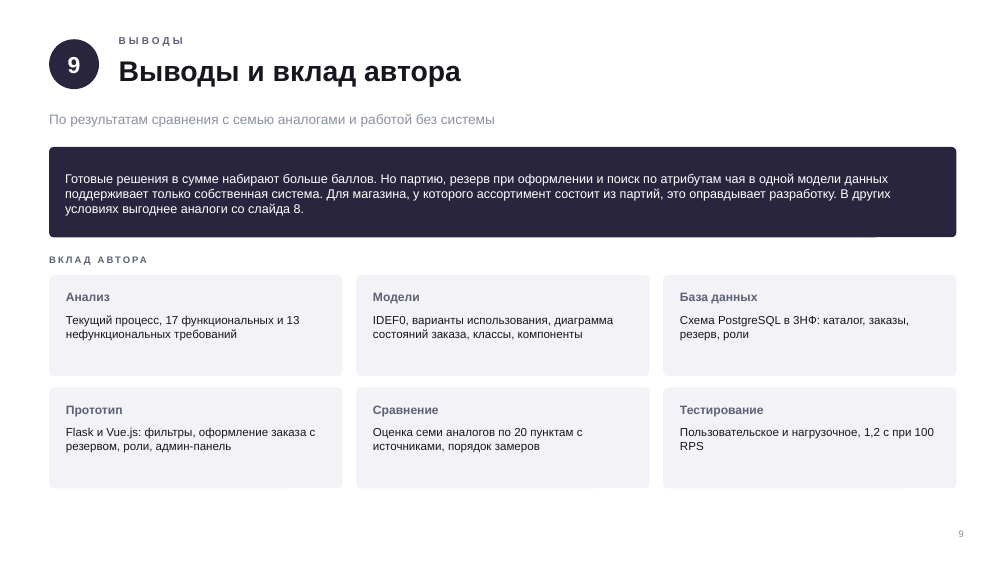
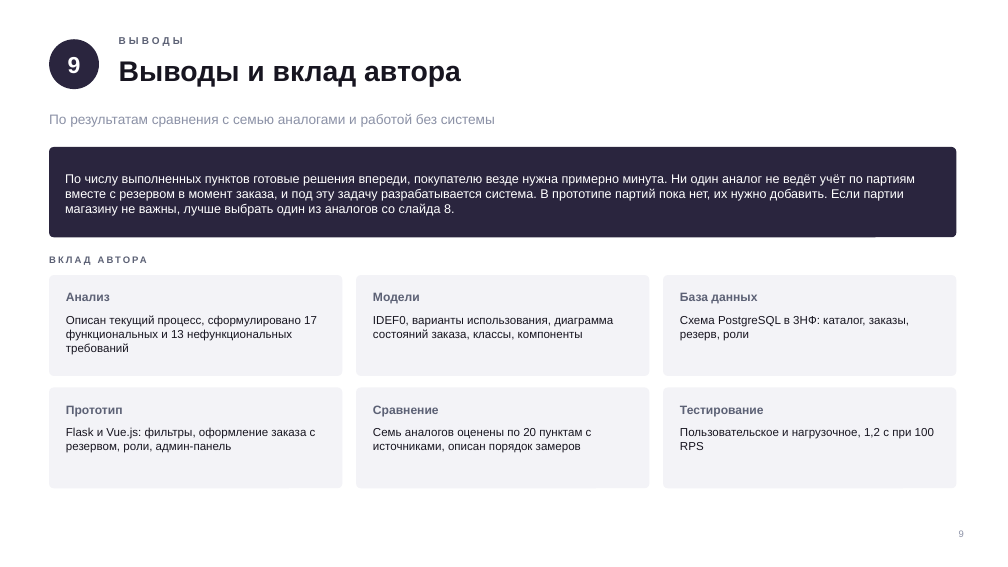
Before and after one commit to vfirsov/vfirsov-vr22-vkr, a slide deck: slide 10 of docs/Сравнение с аналогами — презентация.pptx. Drawn at 1008x567 pixels with LibreOffice and Linux fonts; fonts in the diff are those of the drawing; background and template pictures are left out. Boxes give left, top, right and bottom in pixels: in the first picture for what was removed or moved away, otherwise in the second. Text is boxed around its words. In the diff, an @@ line names an element or a change of style, - is before the commit and + after.

```diff
--- a/docs/Сравнение с аналогами — презентация.pptx
+++ b/docs/Сравнение с аналогами — презентация.pptx
@@ text at [65,174,915,216]: text changed @@
-Готовые решения в сумме набирают больше баллов. Но партию, резерв при оформлении и поиск по атрибутам чая в одной модели данных поддерживает только собственная система. Для магазина, у которого ассортимент состоит из партий, это оправдывает разработку. В других условиях выгоднее аналоги со слайда 8.
+По числу выполненных пунктов готовые решения впереди, покупателю везде нужна примерно минута. Ни один аналог не ведёт учёт по партиям вместе с резервом в момент заказа, и под эту задачу разрабатывается система. В прототипе партий пока нет, их нужно добавить. Если партии магазину не важны, лучше выбрать один из аналогов со слайда 8.
@@ text at [66,315,317,355]: text changed @@
-Текущий процесс, 17 функциональных и 13 нефункциональных требований
+Описан текущий процесс, сформулировано 17 функциональных и 13 нефункциональных требований
@@ text at [373,428,592,453]: text changed @@
-Оценка семи аналогов по 20 пунктам с источниками, порядок замеров
+Семь аналогов оценены по 20 пунктам с источниками, описан порядок замеров
```
Also in this commit, not shown: 8 other slides changed, 3 slides removed, 3 other files.
